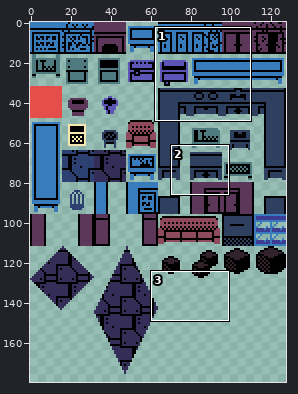
Two versions of one sprite sheet, assets/sprites/atlases/decorations.png. The first picture is a wide view before the edit; the outline marks the close-up.
Close-up. The starting point:
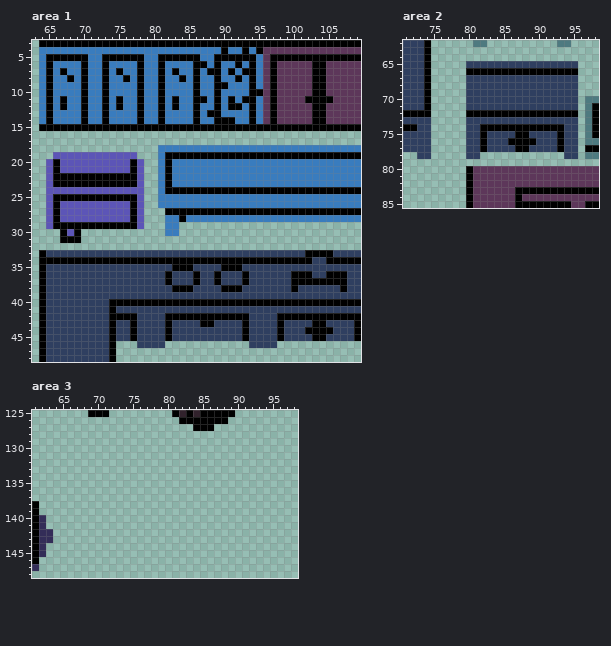
The file is 128x192 pixels. Colours within 5 levels of each other are drawn and written as one. Shown: area 1: x 63..109, y 3..48; area 2: x 71..98, y 62..85; area 3: x 61..98, y 125..148. The wide view leaves out empty margins.
And afterwards:
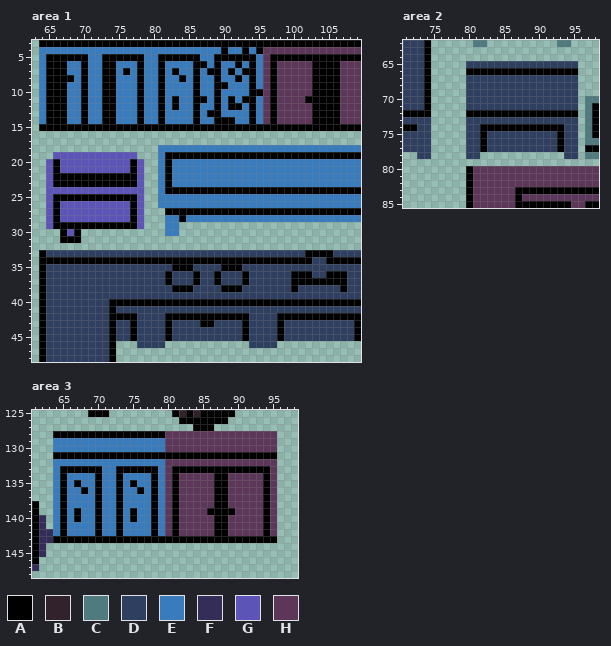
Palette (. is transparent): A #000000  B #31222c  C #4e7a80  D #2f3f60  E #397cbe  F #332d58  G #5c55b7  H #5d375a
From old to new:
--- area 1
@@ x 63..109 @@
  5 .EAAAAAAEEAAAAAAEEAAAAAAEEAAAAAAEHAAAAAAAAAAAAA
- 6 .EAEEEEAEEAEEEEAEEAEEEEAAEAEEAEAEHAHHHHHAAHHHHH
- 7 .EAEAEEAEEAEAEEAEEAEAEEAEAAEAEAAEHAHHHHHAAHHHHH
- 8 .EAEEAEAEEAEEAEAEEAEEAEAEEAEEAEAEHAHHHHHAAHHHHH
- 9 .EAEEEEAEEAEEEEAEEAEEEEAEEAAEEEAEHAHHHHHAAHHHHH
-10 .EAEEEEAEEAEEEEAEEAEEEEAEEAEEEEAAHAHHHHHAAHHHHH
-11 .EAEAEEAEEAEAEEAEEAEAEEAAEAEAEAAEHAHHHHAAAAHHHH
-12 .EAEAEEAEEAEAEEAEEAEAEEAEEAEAAEAEHAHHHHHAAHHHHH
-13 .EAEEEEAEEAEEEEAEEAEEEEAEAAEEEEAEHAHHHHHAAHHHHH
-14 .EAEEEEAEEAEEEEAEEAEEEEAEEAAAEEAEHAHHHHHAAHHHHH
+ 6 .EAAAEEAEEAAEEEAEEAEEEEAAEAEEAEAEHAHHHHHAAAAHHH
+ 7 .EAAAEEAEEAAEAEAEEAEAEEAEAAEAEAAEHAHHHHHAAAAHHH
+ 8 .EAAAAEAEEAAEEEAEEAEEAEAEEAEEAEAEHAHHHHHAAAAHHH
+ 9 .EAAAEEAEEAAEEEAEEAEEEEAEEAAEEEAEHAHHHHHAAAAHHH
+10 .EAAAEEAEEAAEEEAEEAEEEEAEEAEEEEAAHAHHHHHAAAAHHH
+11 .EAAAEEAEEAAEEEAEEAEAEEAAEAEAEAAEHAHHHHAAAAAHHH
+12 .EAAAEEAEEAAEEEAEEAEAEEAEEAEAAEAEHAHHHHHAAAAHHH
+13 .EAAAEEAEEAAEEEAEEAEEEEAEAAEEEEAEHAHHHHHAAAAHHH
+14 .EAAAEEAEEAAEEEAEEAEEEEAEEAAAEEAEHAHHHHHAAAAHHH
 15 .AAAAAAAAAAAAAAAAAAAAAAAAAAAAAAAAAAAAAAAAAAAAAA
@@ x 100..107 @@
 42 AAAAAAAA
-43 DDDAADDD
-44 DDAAAADD
-45 DDDAADDD
+43 DDDDDDDD
+44 DDDDDDDD
+45 DDDDDDDD
 46 ........
--- area 2
@@ x 84..91 @@
 74 AAAAAAAA
-75 DDDAADDD
-76 DDAAAADD
-77 DDDAADDD
+75 DDDDDDDD
+76 DDDDDDDD
+77 DDDDDDDD
 78 ........
--- area 3
@@ x 61..98 @@
 127 .......................AAA............
-128 ......................................
-129 ......................................
-130 ......................................
-131 ......................................
-132 ......................................
-133 ......................................
-134 ......................................
-135 ......................................
-136 ......................................
-137 ......................................
-138 A.....................................
-139 A.....................................
-140 AF....................................
-141 AF....................................
-142 AFF...................................
-143 AFF...................................
+128 ...AAAAAAAAAAAAAAAAHHHHHHHHHHHHHHHH...
+129 ...EEEEEEEEEEEEEEEEHHHHHHHHHHHHHHHH...
+130 ...EEEEEEEEEEEEEEEEHHHHHHHHHHHHHHHH...
+131 ...AAAAAAAAAAAAAAAAAAAAAAAAAAAAAAAA...
+132 ...EEEEEEEEEEEEEEEEHHHHHHHHHHHHHHHH...
+133 ...EAAAAAAEEAAAAAAEHAAAAAAAAAAAAAAH...
+134 ...EAEEEEAEEAEEEEAEHAHHHHHAAHHHHHAH...
+135 ...EAEAEEAEEAEAEEAEHAHHHHHAAHHHHHAH...
+136 ...EAEEAEAEEAEEAEAEHAHHHHHAAHHHHHAH...
+137 ...EAEEEEAEEAEEEEAEHAHHHHHAAHHHHHAH...
+138 A..EAEEEEAEEAEEEEAEHAHHHHHAAHHHHHAH...
+139 A..EAEAEEAEEAEAEEAEHAHHHHAAAAHHHHAH...
+140 AF.EAEAEEAEEAEAEEAEHAHHHHHAAHHHHHAH...
+141 AF.EAEEEEAEEAEEEEAEHAHHHHHAAHHHHHAH...
+142 AFFEAEEEEAEEAEEEEAEHAHHHHHAAHHHHHAH...
+143 AFFAAAAAAAAAAAAAAAAAAAAAAAAAAAAAAAA...
 144 AF....................................
Boxes around the changes in both close-ups, in picture pixels (x1, y1, x2, y2):
changed: (53, 61, 67, 124)
changed: (109, 61, 130, 124)
changed: (326, 61, 340, 124)
changed: (305, 320, 333, 341)
changed: (508, 131, 536, 152)
added: (53, 431, 277, 543)
